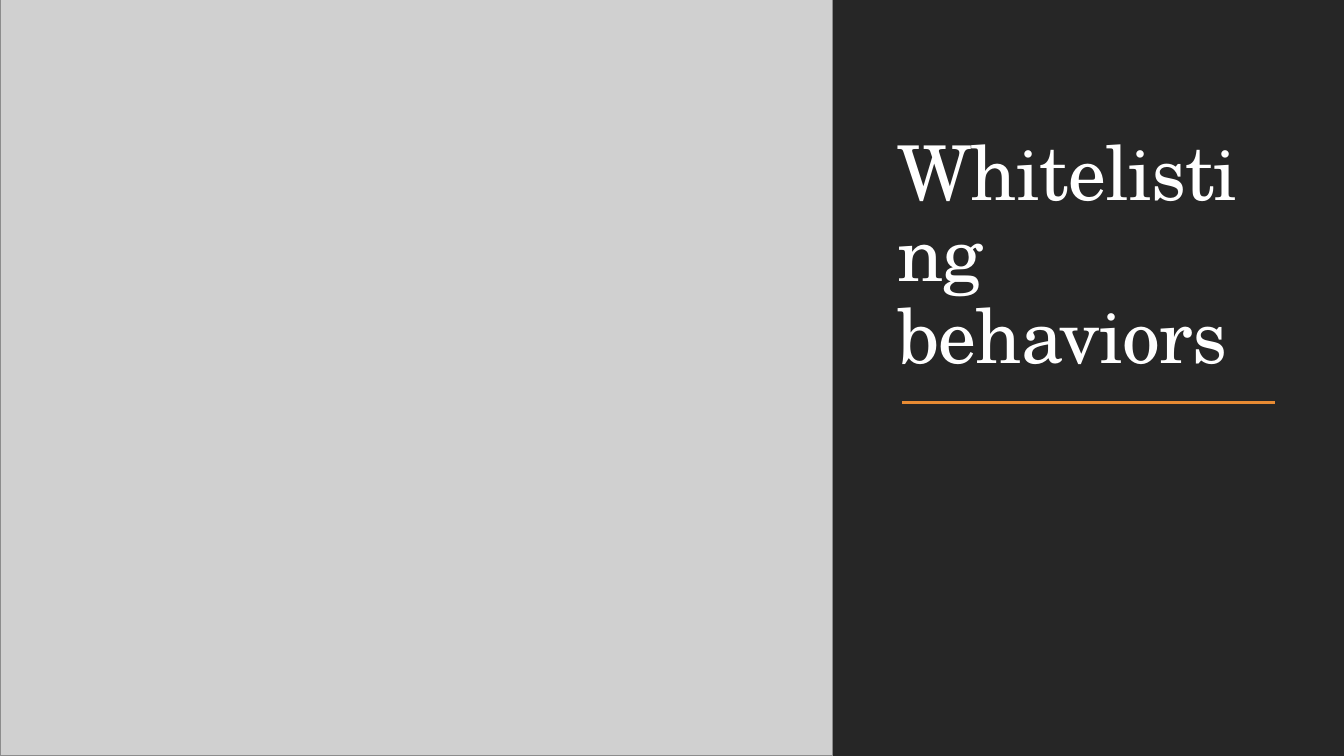
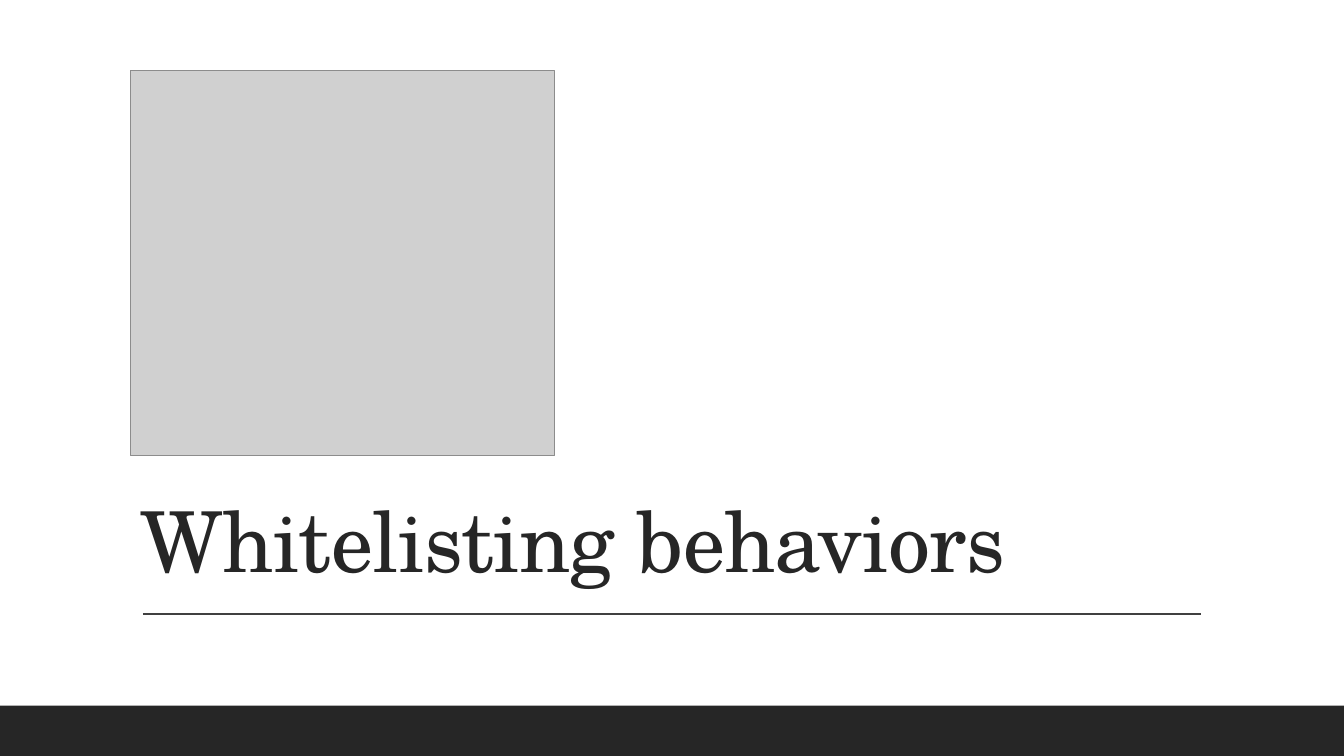
Before and after one commit to ChezDaniela/Behaviors, a slide deck: slide 1 of Whitelisting behaviors v1.pptx. Drawn at 1344x756 pixels with LibreOffice and Linux fonts; fonts in the diff are those of the drawing; grey boxes stand for pictures. Boxes give left, top, right and bottom in pixels: in the first picture for what was removed or moved away, otherwise in the second. Text is boxed around its words. In the diff, an @@ line names an element or a change of style, - is before the commit and + after.

```diff
--- a/Whitelisting behaviors v1.pptx
+++ b/Whitelisting behaviors v1.pptx
@@ background #000000 to #FFFFFF @@
@@ rectangle added at box(0, 0, 1344, 756), fill #FFFFFF @@
@@ rectangle removed at box(833, 0, 1344, 756) @@
@@ picture: place and size @@
-picture at box(0, 0, 833, 756)
+picture at box(130, 71, 555, 456)
@@ line removed from (902, 402) to (1275, 402) @@
@@ title "Whitelisting behaviors": place and size @@
-title "Whitelisting behaviors" at box(897, 289, 1228, 364)
+title "Whitelisting behaviors" at box(141, 510, 1005, 589)
@@ title "Whitelisting behaviors" at box(141, 510, 1005, 589): size 54 to 60 pt, text colour #FFFFFF to #262626 @@
@@ line removed from (133, 493) to (1222, 493) @@
@@ line added from (143, 614) to (1202, 614), #404040 1 pt @@
@@ rectangle removed at box(0, 706, 1344, 756) @@
@@ rectangle added at box(0, 706, 1344, 756), fill #262626 @@
```
Also in this commit, not shown: 1 other slide changed.
